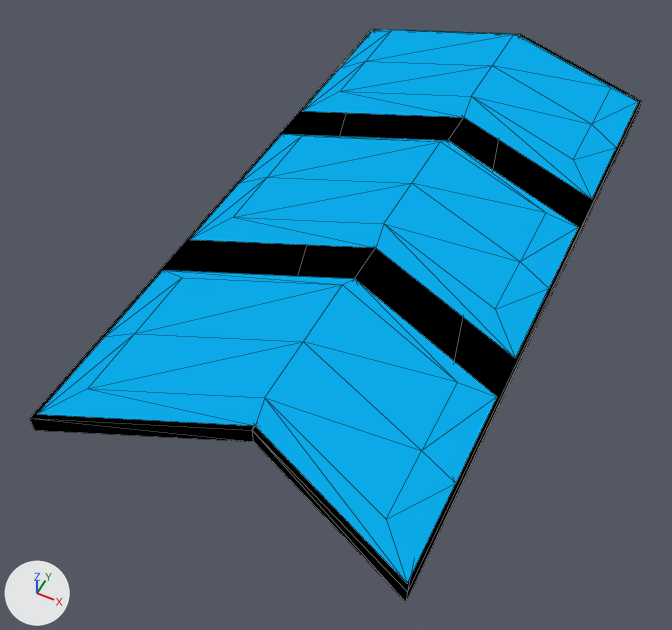
A saved change to the glTF model assets/arrows-unlit2.glb.
Camera for both pictures: a 50 mm lens placed at (1.54, -4.1, 3.87), pointed at (-0.14, -0.75, -0.31). Arrows for +X, +Y and +Z are at lower left; the lights stay in place. Mesh edges are drawn as thin lines. Where no turn or scale is listed for an object, it has been applied to the vertices.

Script lines for the objects in view, before the commit:
```python
mat_material = bpy.data.materials.new('Material')
mat_material.use_nodes = True; mat_material.node_tree.nodes.clear()
_N = mat_material.node_tree.nodes; _L = mat_material.node_tree.links
n0 = _N.new('ShaderNodeEmission'); n0.name = 'Emission'
n0.inputs[0].default_value = (0.00361, 0.394, 0.8, 1.0)  # 'Color', cyan #0ca8e7
n1 = _N.new('ShaderNodeLightPath'); n1.name = 'Light Path'
n2 = _N.new('ShaderNodeBsdfTransparent'); n2.name = 'Transparent BSDF'
n3 = _N.new('ShaderNodeMixShader'); n3.name = 'Mix Shader'
n4 = _N.new('ShaderNodeOutputMaterial'); n4.name = 'Material Output'
_L.new(n1.outputs[0], n3.inputs[0])  # 'Is Camera Ray' to 'Factor'
_L.new(n2.outputs[0], n3.inputs[1])  # 'BSDF' to 'Shader'
_L.new(n0.outputs[0], n3.inputs[2])  # 'Emission' to 'Shader'
_L.new(n3.outputs[0], n4.inputs[0])  # 'Shader' to 'Surface'
me_cube = bpy.data.meshes.new('Cube')
me_cube.from_pydata(...)  # 51 vertices, 90 faces; spans x -1.0..1.0, y -2.33..2.01, z 0.0..0.1
me_cube.materials.append(mat_material)
me_cube_001 = bpy.data.meshes.new('Cube.001')
me_cube_001.from_pydata(...)  # 12 vertices, 20 faces; spans x -1.02..1.02, y -2.37..2.04, z -0.1..0.0
me_cube_001.materials.append(mat_material_001)
ob_cube = bpy.data.objects.new('Cube', me_cube)
ob_cube.location = (0.0, 0.0, 0.1)
ob_cube_001 = bpy.data.objects.new('Cube.001', me_cube_001)
ob_cube_001.location = (0.0, 0.0, 0.1)
```
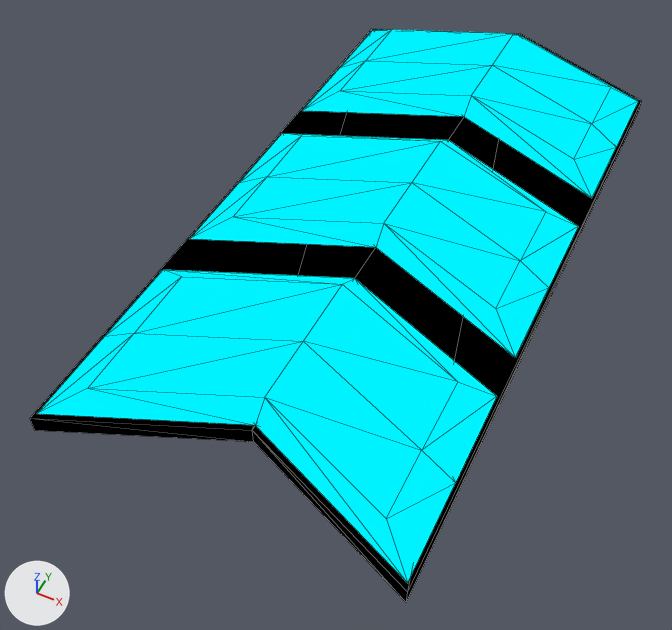
Commit message: brighter glb

The change, as a diff of the scene's bpy script:
```diff
--- a/assets/arrows-unlit2.glb.py
+++ b/assets/arrows-unlit2.glb.py
@@ mat_material @@
 n0 = _N.new('ShaderNodeEmission'); n0.name = 'Emission'
-n0.inputs[0].default_value = (0.00361, 0.394, 0.8, 1.0)  # 'Color', cyan #0ca8e7
+n0.inputs[0].default_value = (0.0, 0.888, 1.0, 1.0)  # 'Color', cyan #00f2ff
 n1 = _N.new('ShaderNodeLightPath'); n1.name = 'Light Path'
@@ ob_cube @@
 ob_cube = bpy.data.objects.new('Cube', me_cube)
-ob_cube.location = (0.0, 0.0, 0.1)
+ob_cube.location = (0.0, 0.0, 0.105)
```

Location of each change, (x1, y1, x2, y2) in pixels of the pictures (672 x 630 px):
'Cube', recoloured, moved: before (38, 30, 638, 583); after (37, 29, 638, 583)
